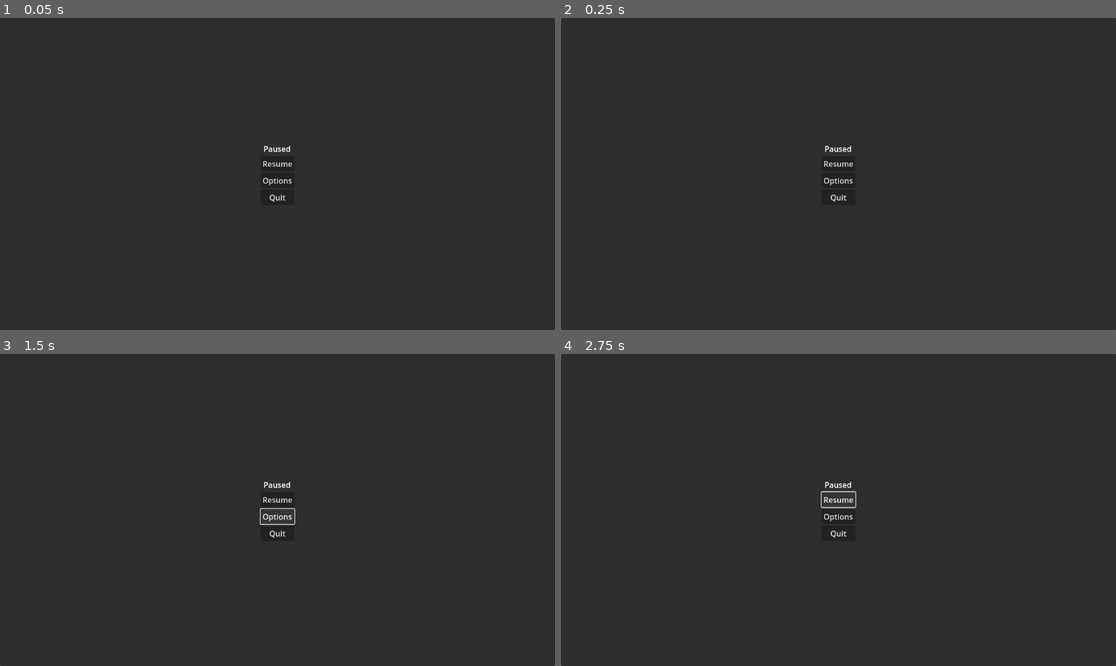
Above: before the commit, frames 1-4 (two rows, left to right).
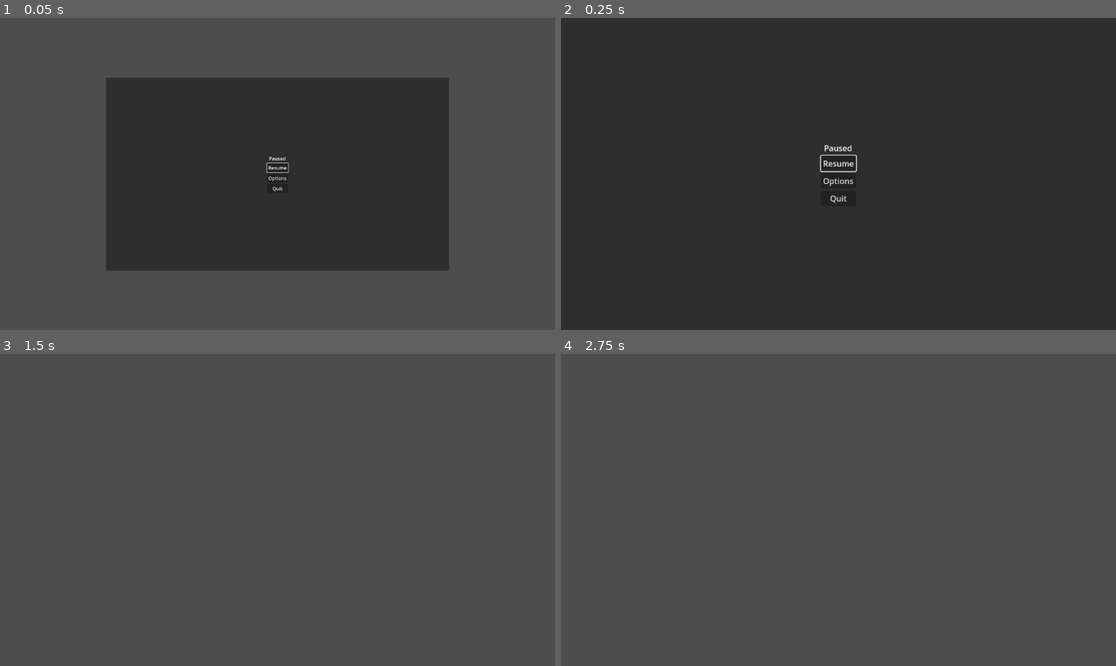
Above: after the commit, the same moments.

Repository: FocusedPhoenixGames/RedotJamTemplate
Game: Godot game, scene res://redot_jam_template/menus/pause_menu/pause_menu.tscn
Two runs of this game, one before a commit and one after it. Both use one fixed random seed, a clock stepped at 60 frames per second and the inputs below. The project has no main scene, so this scene is started directly.
Inputs (mouse positions are in pixels of both pictures, inside the frame that each line leads up to):
- Up to frame 1 (0.05 s): no input
- Up to frame 2 (0.25 s): no input
- Up to frame 3 (1.5 s): click "Resume" at 0.5 s; click (277, 516) at 1.25 s, where only the run before the commit has a clickable "Options"
- Up to frame 4 (2.75 s): click (838, 500) at 2 s, where only the run before the commit has a clickable "Resume"

The runs differ from the first frame. In frame 1, 62% of the frame differs, in the area x 0-100%, y 0-100%; in frame 2, 0.3%; in frame 3, 100%; in frame 4, 100%.
Error before the commit: Invalid access to property or key 'size' on a base object of type 'null instance'. (res://redot_jam_template/menus/pause_menu/pause_menu.gd:14)

Commit message:
Updated Pause menu
Fixed issue with Pause screen

Diff:
--- a/redot_jam_template/menus/controls_menu/controls_menu.gd
+++ b/redot_jam_template/menus/controls_menu/controls_menu.gd
@@ -22,18 +22,15 @@
 
 	for input in range(inputs.size()):
 		var action = inputs[input]
+
 		var label = Label.new()
 		label.text = action
-
 		label.theme = labelTheme
-
 		remapContainer.add_child(label)
 
 		var button = RemapButton.new()
 		button.action = action
-
 		button.theme = buttonTheme
-
 		remapContainer.add_child(button)
 
 		if input != 0:
--- a/redot_jam_template/menus/pause_menu/pause_menu.gd
+++ b/redot_jam_template/menus/pause_menu/pause_menu.gd
@@ -1,6 +1,6 @@
 extends CanvasLayer
 
-@onready var panelContainer = %PanelContainer
+@onready var pauseContainer = %PauseContainer
 @onready var resumeButton: Button = %ResumeButton
 @onready var optionsButton: Button = %OptionsButton
 @onready var quitButton: Button = %QuitButton
@@ -11,7 +11,7 @@
 
 func _ready() -> void:
 	get_tree().paused = true
-	panelContainer.pivot_offset = panelContainer.size / 2
+	pauseContainer.pivot_offset = pauseContainer.size / 2
 
 	resumeButton.grab_focus()
 	resumeButton.pressed.connect(on_resume_pressed)
@@ -20,8 +20,8 @@
 
 
 	var tween = create_tween()
-	tween.tween_property(panelContainer, "scale", Vector2.ZERO, 0)
-	tween.tween_property(panelContainer, "scale", Vector2.ONE, 0.3)\
+	tween.tween_property(pauseContainer, "scale", Vector2.ZERO, 0)
+	tween.tween_property(pauseContainer, "scale", Vector2.ONE, 0.3)\
 	.set_ease(Tween.EASE_OUT).set_trans(Tween.TRANS_BACK)
 
 
@@ -36,8 +36,8 @@
 		return
 
 	var tween = create_tween()
-	tween.tween_property(panelContainer, "scale", Vector2.ONE, 0)
-	tween.tween_property(panelContainer, "scale", Vector2.ZERO, 0.3)\
+	tween.tween_property(pauseContainer, "scale", Vector2.ONE, 0)
+	tween.tween_property(pauseContainer, "scale", Vector2.ZERO, 0.3)\
 	.set_ease(Tween.EASE_IN).set_trans(Tween.TRANS_BACK)
 
 	await tween.finished
--- a/redot_jam_template/menus/pause_menu/pause_menu.tscn
+++ b/redot_jam_template/menus/pause_menu/pause_menu.tscn
@@ -2,47 +2,48 @@
 
 [ext_resource type="Script" path="res://redot_jam_template/menus/pause_menu/pause_menu.gd" id="1_c2lix"]
 
-[node name="PauseScreen" type="CanvasLayer"]
+[node name="PauseMenu" type="CanvasLayer"]
 process_mode = 3
 script = ExtResource("1_c2lix")
 
-[node name="MarginContainer" type="MarginContainer" parent="."]
+[node name="PauseContainer" type="MarginContainer" parent="."]
+unique_name_in_owner = true
 anchors_preset = 15
 anchor_right = 1.0
 anchor_bottom = 1.0
 grow_horizontal = 2
 grow_vertical = 2
 
-[node name="Panel" type="Panel" parent="MarginContainer"]
+[node name="Panel" type="Panel" parent="PauseContainer"]
 layout_mode = 2
 
-[node name="MarginContainer" type="MarginContainer" parent="MarginContainer"]
+[node name="MarginContainer" type="MarginContainer" parent="PauseContainer"]
 layout_mode = 2
 size_flags_horizontal = 4
 size_flags_vertical = 4
 
-[node name="VBoxContainer" type="VBoxContainer" parent="MarginContainer/MarginContainer"]
+[node name="VBoxContainer" type="VBoxContainer" parent="PauseContainer/MarginContainer"]
 layout_mode = 2
 
-[node name="PauseLabel" type="Label" parent="MarginContainer/MarginContainer/VBoxContainer"]
+[node name="PauseLabel" type="Label" parent="PauseContainer/MarginContainer/VBoxContainer"]
 layout_mode = 2
 text = "Paused"
 horizontal_alignment = 1
 
-[node name="VBoxContainer" type="VBoxContainer" parent="MarginContainer/MarginContainer/VBoxContainer"]
+[node name="VBoxContainer" type="VBoxContainer" parent="PauseContainer/MarginContainer/VBoxContainer"]
 layout_mode = 2
 
-[node name="ResumeButton" type="Button" parent="MarginContainer/MarginContainer/VBoxContainer/VBoxContainer"]
+[node name="ResumeButton" type="Button" parent="PauseContainer/MarginContainer/VBoxContainer/VBoxContainer"]
 unique_name_in_owner = true
 layout_mode = 2
 text = "Resume"
 
-[node name="OptionsButton" type="Button" parent="MarginContainer/MarginContainer/VBoxContainer/VBoxContainer"]
+[node name="OptionsButton" type="Button" parent="PauseContainer/MarginContainer/VBoxContainer/VBoxContainer"]
 unique_name_in_owner = true
 layout_mode = 2
 text = "Options"
 
-[node name="QuitButton" type="Button" parent="MarginContainer/MarginContainer/VBoxContainer/VBoxContainer"]
+[node name="QuitButton" type="Button" parent="PauseContainer/MarginContainer/VBoxContainer/VBoxContainer"]
 unique_name_in_owner = true
 layout_mode = 2
 text = "Quit"
